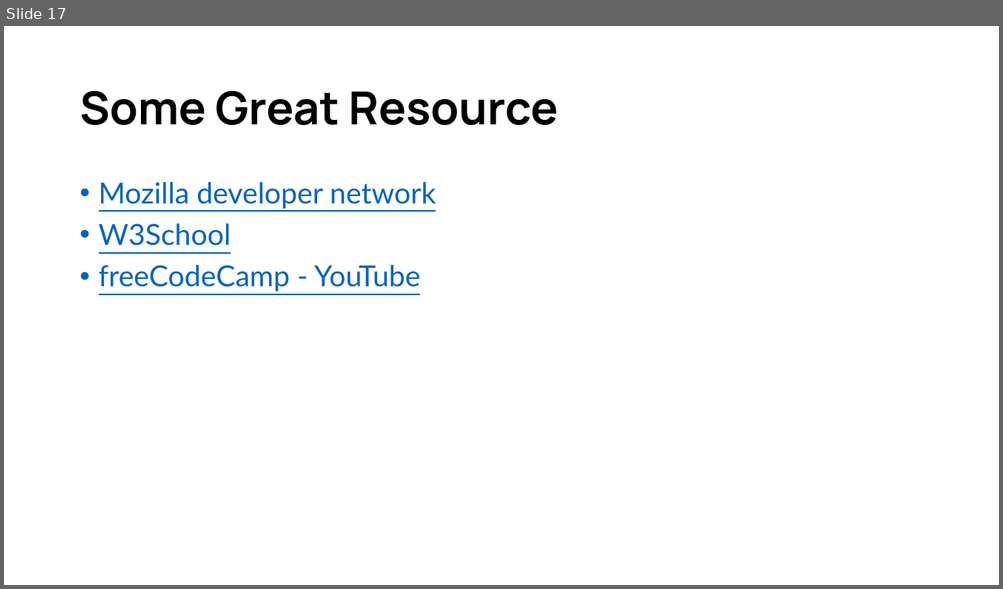
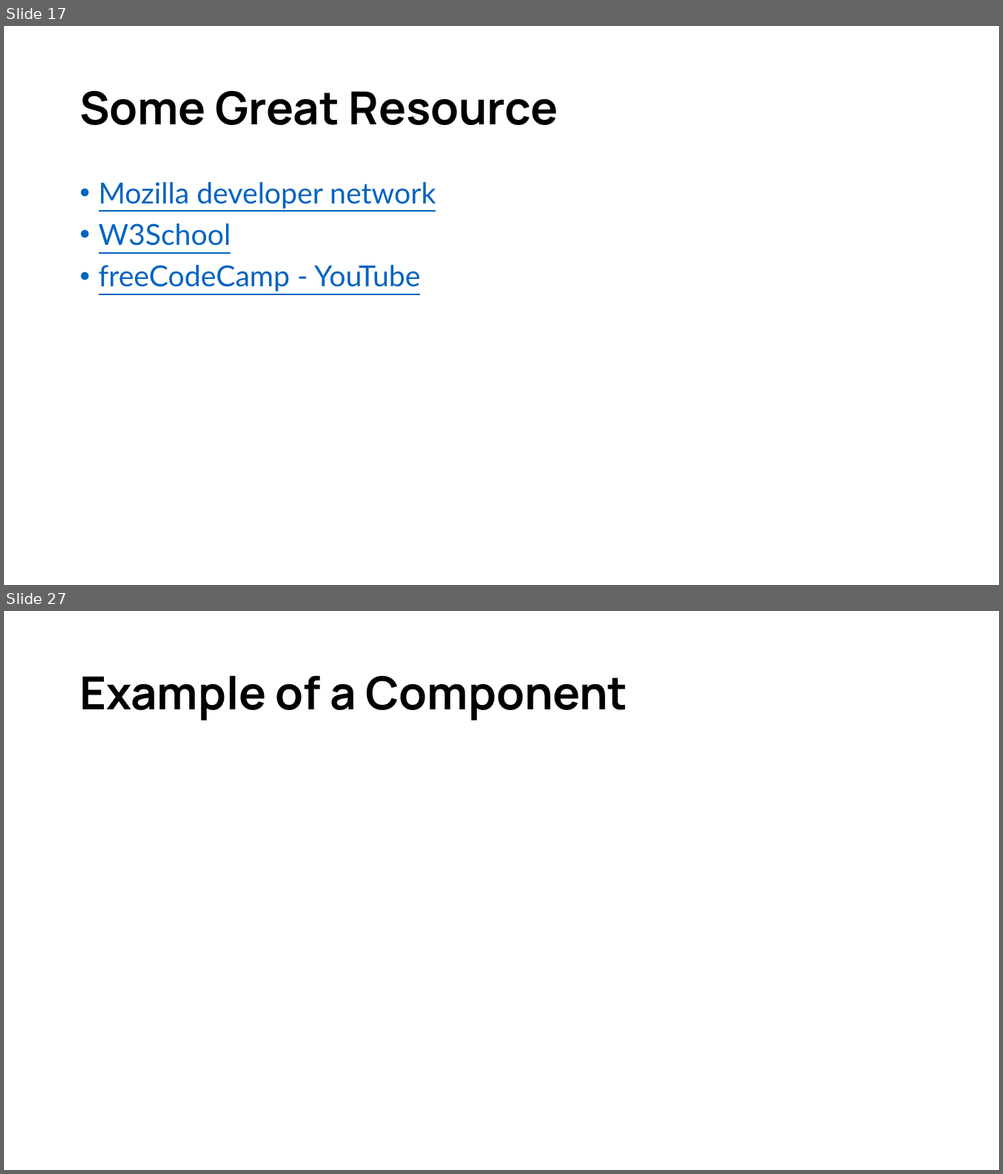
Before and after one commit to d33kshant/webdev-workshop, a slide deck: resources/workshop-presentation.pptx. Shown one above the other, each under a label of ours: slide 17 before the commit, slides 17 and 27 after it; the slides between them are not shown. The pictures are 1003x589 and 1003x1174 pixels, drawn with LibreOffice and Linux fonts; fonts in the diff are those of the drawing. Boxes give left, top, right and bottom in pixels: in the first picture for what was removed or moved away, otherwise in the second. Text is boxed around its words. In the diff, an @@ line names an element or a change of style, - is before the commit and + after.

```diff
--- a/resources/workshop-presentation.pptx
+++ b/resources/workshop-presentation.pptx
@@ slide 27 added at box(4, 611, 999, 1170), background #FFFFFF @@
@@ title added at box(79, 675, 627, 721), 44 pt, text #000000, bold @@
+Example of a Component
```
Also in this commit, not shown: 9 other slides added.
